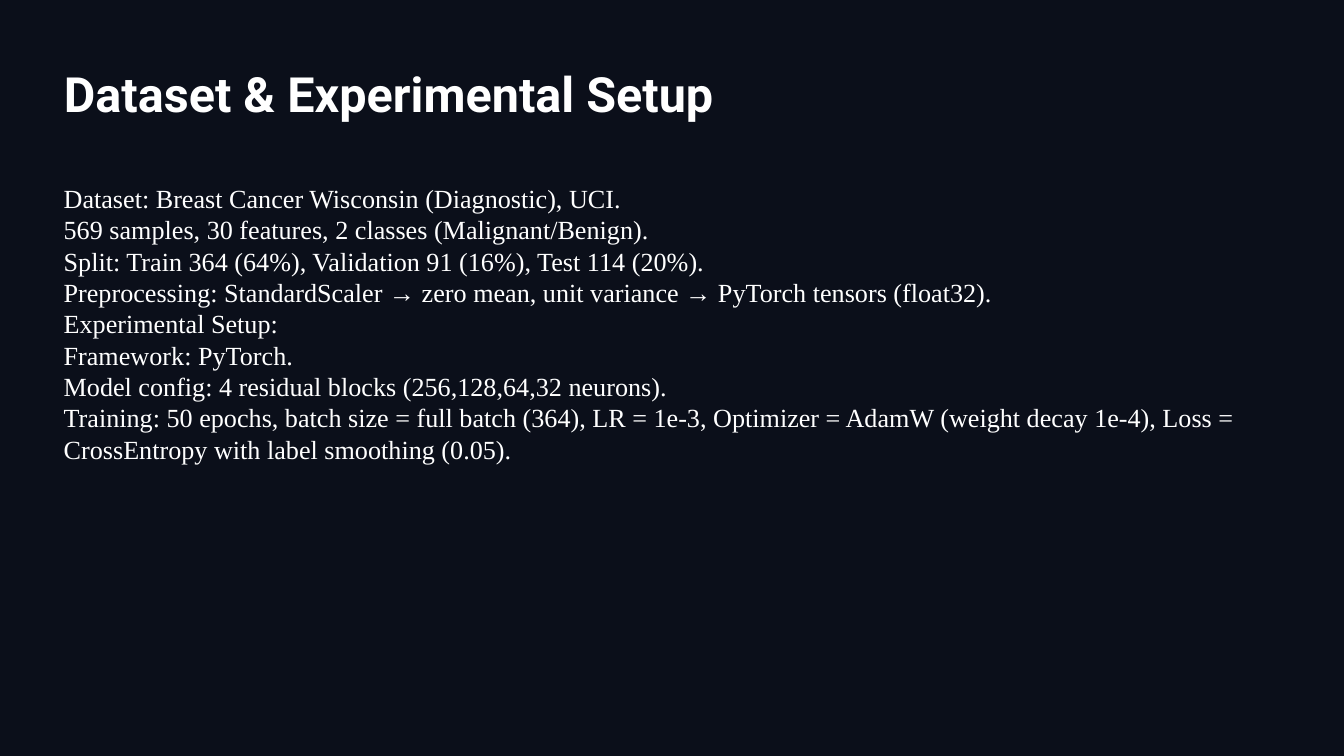
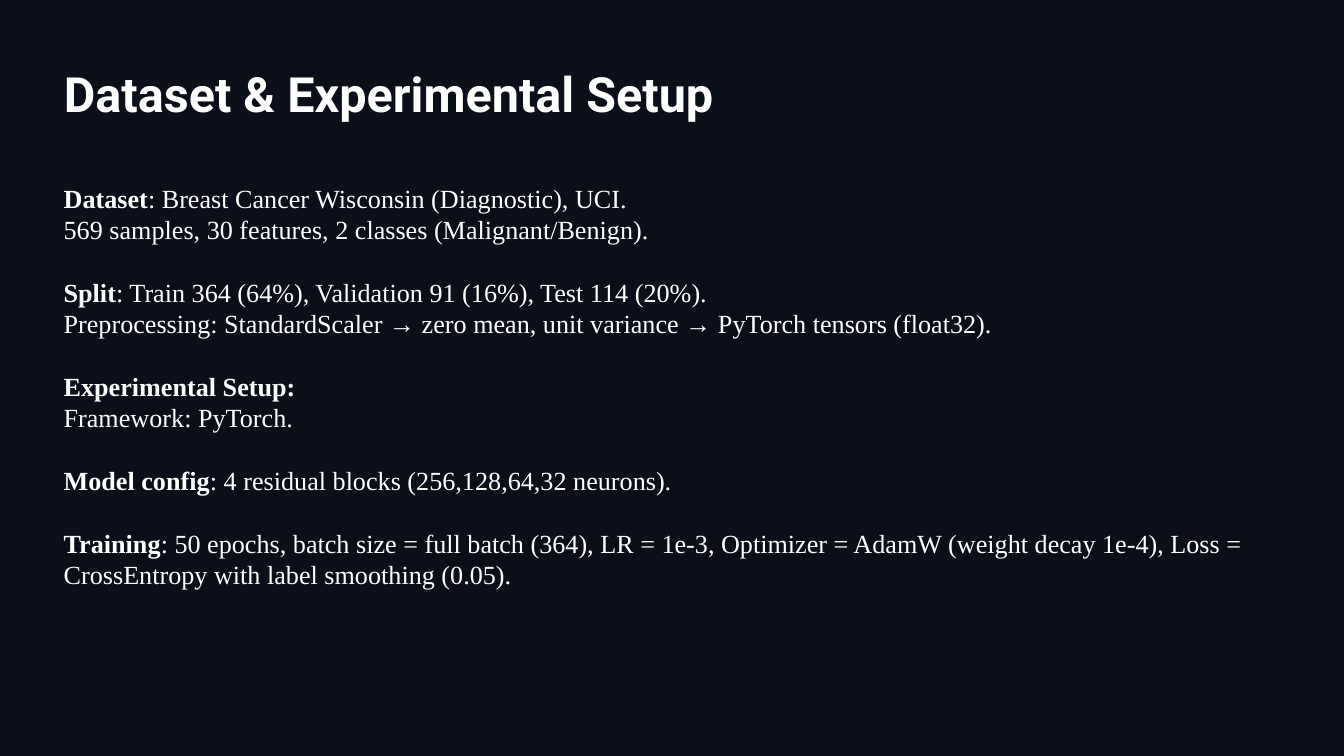
Before and after one commit to Anfal2004/XAI_M2, a slide deck: slide 6 of ST4CS_PPT.pptx. Drawn at 1344x756 pixels with LibreOffice and Linux fonts; fonts in the diff are those of the drawing; background and template pictures are left out. Boxes give left, top, right and bottom in pixels: in the first picture for what was removed or moved away, otherwise in the second. Text is boxed around its words. In the diff, an @@ line names an element or a change of style, - is before the commit and + after.

```diff
--- a/ST4CS_PPT.pptx
+++ b/ST4CS_PPT.pptx
@@ text at [64, 190, 1219, 590]: bold on in "Dataset:", "Split:", "Experimental Setup:", "Model config:" and 1 more places @@
```
Also in this commit, not shown: 6 other slides changed, 1 slide removed.
